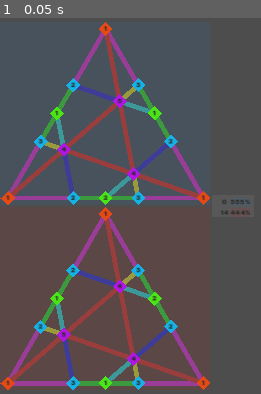
Above: before the commit, frame 1.
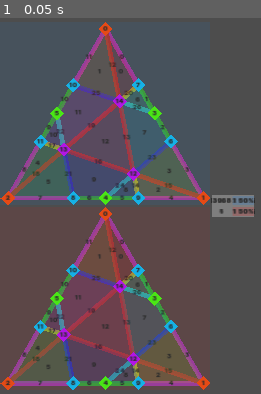
Above: after the commit, the same moment.

Repository: Pe3Hu/whakatuma
Game: Godot game, scene res://scene/0/world.tscn
Same seed, same stepped clock (60 frames per second), same inputs: the game is played once before the commit and once after it.
Inputs:
- Up to frame 1 (0.05 s): no input

The runs differ from the first frame. In frame 1, 2.9% of the frame differs, in the area x 1-98%, y 2-98%.

Commit message:
version 0.0021
1. Iteration scene added
2. whakatuma_platform json file added

Diff:
--- /dev/null
+++ b/asset/json/whakatuma_platform.json
@@ -0,0 +1,64 @@
+{
+"blank":[
+ {
+  "index": "0",
+  "platforms": "7,10,14"
+ },
+ {
+  "index": "1",
+  "platforms": "6,9,12"
+ },
+ {
+  "index": "2",
+  "platforms": "8,11,13"
+ },
+ {
+  "index": "3",
+  "platforms": "6,7,14"
+ },
+ {
+  "index": "4",
+  "platforms": "8,9,12"
+ },
+ {
+  "index": "5",
+  "platforms": "10,11,13"
+ },
+ {
+  "index": "6",
+  "platforms": "1,3,12"
+ },
+ {
+  "index": "7",
+  "platforms": "0,3,14"
+ },
+ {
+  "index": "8",
+  "platforms": "2,4,13"
+ },
+ {
+  "index": "9",
+  "platforms": "1,4,12"
+ },
+ {
+  "index": "10",
+  "platforms": "0,5,14"
+ },
+ {
+  "index": "11",
+  "platforms": "2,5,13"
+ },
+ {
+  "index": "12",
+  "platforms": "1,4,6,9,13,14"
+ },
+ {
+  "index": "13",
+  "platforms": "2,5,8,11,12,14"
+ },
+ {
+  "index": "14",
+  "platforms": "0,3,7,10,12,13"
+ }
+]
+}
--- a/scene/0/power_probability.tscn
+++ b/scene/0/power_probability.tscn
@@ -16,7 +16,7 @@
 
 [node name="Labels" type="HBoxContainer" parent="."]
 layout_mode = 2
-theme_override_constants/separation = 0
+theme_override_constants/separation = 4
 alignment = 1
 
 [node name="Power" type="Label" parent="Labels"]
--- a/scene/1/bridge.tscn
+++ b/scene/1/bridge.tscn
@@ -8,4 +8,3 @@
 indexLabel = NodePath("IndexLabel")
 
 [node name="IndexLabel" parent="." instance=ExtResource("2_qg047")]
-visible = false
--- a/scene/1/dancefloor.gd
+++ b/scene/1/dancefloor.gd
@@ -31,6 +31,10 @@
 	club.custom_minimum_size.y = offset_platform * 1.5
 	club.custom_minimum_size += Vector2.ONE * platform_extent * 2
 
+	Global.num.index.platform = 0
+	Global.num.index.bridge = 0
+	Global.num.index.sector = 0
+
 	init_platforms()
 	init_bridges()
 	init_sectors()
--- a/scene/1/sector.gd
+++ b/scene/1/sector.gd
@@ -40,5 +40,5 @@
 
 	IndexLabel.position /= platforms.size()
 	IndexLabel.position -= IndexLabel.max_size / 2
-	color = Color.from_hsv(float(index) / 13, 1.0, 1.0)
+	color = Color.from_hsv(float(index) / 13, 1.0, 1.0, 0.1)
 	set_polygon(vertexs)
--- a/scene/1/sector.tscn
+++ b/scene/1/sector.tscn
@@ -4,7 +4,6 @@
 [ext_resource type="PackedScene" uid="uid://cbm1si2has2pg" path="res://scene/0/framed_label.tscn" id="2_41rki"]
 
 [node name="Sector" type="Polygon2D" node_paths=PackedStringArray("IndexLabel")]
-visible = false
 script = ExtResource("1_vmm7c")
 IndexLabel = NodePath("IndexLabel")
 
--- a/scene/2/judge.gd
+++ b/scene/2/judge.gd
@@ -19,4 +19,5 @@
 func roll_root() -> void:
 	var opitons = [14]
 	var index = opitons.pick_random()
-	graph.add_ramification(index)
+	graph.add_ramification(index, null)
+	graph.next_iteration()
--- a/scene/3/graph.gd
+++ b/scene/3/graph.gd
@@ -4,27 +4,48 @@
 @export var judge: Judge
 @export var ramifications: Node2D
 @export var branchs: Node2D
+@export var iterations: Node2D
 
 @onready var ramification_scene = preload("res://scene/3/ramification.tscn")
 @onready var branch_scene = preload("res://scene/3/branch.tscn")
+@onready var iteration_scene = preload("res://scene/3/iteration.tscn")
 
-var layers = {}
-var grid = Vector2i()
+var cols = {}
+var grid = Vector2i(0, 0)
 
 const offset_ramification = 240
 const ramification_size = Vector2(90, 45)
 const branch_width = 10
 
 
-func add_ramification(platform_index_: int) -> void:
+func add_ramification(platform_index_: int, previous_ramification_: Ramification) -> void:
+	if !cols.has(grid.x):
+		add_iteration(grid.x)
+
 	var ramification = ramification_scene.instantiate()
 	ramification.graph = self
-	#ramification.position = Vector2()
 	ramification.grid = Vector2i(grid)
 	ramification.platform_index = platform_index_
+	ramification.previous_ramification = previous_ramification_
 	ramifications.add_child(ramification)
+	cols[grid.x].add_ramification(ramification)
+	grid.y += 1
 
-	if !layers.has(grid.x):
-		layers[grid.x] = []
+func add_iteration(col_: int) -> void:
+	var iteration = iteration_scene.instantiate()
+	iteration.graph = self
+	iteration.col = col_
+	iterations.add_child(iteration)
 
-	layers[grid.x].append(ramification)
+func next_iteration() -> void:
+	var last_col = cols.keys().back()
+	var iteration = cols[last_col]
+
+	for ramification in iteration.ramifications:
+		var indexs = ramification.get_next_platform_indexs()
+
+		for index in indexs:
+			add_ramification(index, ramification)
+
+	grid.x += 1
+	grid.y = 0
--- a/scene/3/graph.tscn
+++ b/scene/3/graph.tscn
@@ -2,10 +2,13 @@
 
 [ext_resource type="Script" path="res://scene/3/graph.gd" id="1_7td53"]
 
-[node name="Graph" type="Node2D" node_paths=PackedStringArray("ramifications", "branchs")]
+[node name="Graph" type="Node2D" node_paths=PackedStringArray("ramifications", "branchs", "iterations")]
 script = ExtResource("1_7td53")
 ramifications = NodePath("Ramifications")
 branchs = NodePath("Branchs")
+iterations = NodePath("Iterations")
+
+[node name="Iterations" type="Node2D" parent="."]
 
 [node name="Branchs" type="Node2D" parent="."]
 
--- /dev/null
+++ b/scene/3/iteration.gd
@@ -0,0 +1,20 @@
+class_name Iteration extends Node2D
+
+
+@export var graph: Graph
+@export var branchs: Array[Branch]
+@export var ramifications: Array[Ramification]
+@export var col: int:
+	set(col_):
+		col = col_
+		graph.cols[col] = self
+	get:
+		return col
+
+
+func add_ramification(ramification_: Ramification) -> void:
+	ramifications.append(ramification_)
+	align_ramifications()
+
+func align_ramifications() -> void:
+	pass
--- /dev/null
+++ b/scene/3/iteration.tscn
@@ -0,0 +1,6 @@
+[gd_scene load_steps=2 format=3 uid="uid://dyb2ouym88mrd"]
+
+[ext_resource type="Script" path="res://scene/3/iteration.gd" id="1_np0fj"]
+
+[node name="Iteration" type="Node2D"]
+script = ExtResource("1_np0fj")
--- a/scene/3/ramification.gd
+++ b/scene/3/ramification.gd
@@ -9,8 +9,18 @@
 		init_vertexs()
 		index = int(Global.num.index.ramification)
 		Global.num.index.ramification += 1
+		unvisited_platforms.append_array(Global.dict.platform.index.keys())
 	get:
 		return graph
+@export var previous_ramification: Ramification:
+	set(previous_ramification_):
+		previous_ramification = previous_ramification_
+
+		if previous_ramification != null:
+			for index in previous_ramification.visited_platforms:
+				set_platform_index_as_visited(index)
+	get:
+		return previous_ramification
 @export var platform_index: int:
 	set(platform_index_):
 		platform_index = platform_index_
@@ -22,6 +32,7 @@
 			powers += platform.power
 
 		framedRamification.ramification = self
+		set_platform_index_as_visited(platform_index)
 	get:
 		return platform_index
 
@@ -29,6 +40,8 @@
 var index: int
 var platforms: Array
 var powers: int = 0
+var visited_platforms = []
+var unvisited_platforms = []
 
 
 func init_vertexs() -> void:
@@ -41,3 +54,13 @@
 
 	set_polygon(vertexs)
 	framedRamification.position -= framedRamification.custom_minimum_size / 2
+
+func set_platform_index_as_visited(index_: int) -> void:
+	if unvisited_platforms.has(index_):
+		unvisited_platforms.erase(index_)
+
+	if !visited_platforms.has(index_):
+		visited_platforms.append(index_)
+
+func get_next_platform_indexs() -> Array:
+	return Global.dict.platform.index[platform_index].platforms.filter(func (a): return unvisited_platforms.has(a))
--- a/scene/3/ramification.tscn
+++ b/scene/3/ramification.tscn
@@ -1,12 +1,11 @@
-[gd_scene load_steps=3 format=3 uid="uid://c081m8jsm2gqq"]
+[gd_scene load_steps=3 format=3 uid="uid://bpkuwyb8p2anh"]
 
 [ext_resource type="Script" path="res://scene/3/ramification.gd" id="1_jffqy"]
-[ext_resource type="PackedScene" uid="uid://lu505p4aa3q5" path="res://scene/0/framed_ramification.tscn" id="2_70mk8"]
+[ext_resource type="PackedScene" uid="uid://lu505p4aa3q5" path="res://scene/0/framed_ramification.tscn" id="2_a30bj"]
 
 [node name="Ramification" type="Polygon2D" node_paths=PackedStringArray("framedRamification")]
-color = Color(1, 1, 1, 0.0627451)
+color = Color(0.494118, 0.494118, 0.494118, 0.435294)
 script = ExtResource("1_jffqy")
 framedRamification = NodePath("FramedRamification")
 
-[node name="FramedRamification" parent="." instance=ExtResource("2_70mk8")]
-custom_minimum_size = Vector2(90, 45)
+[node name="FramedRamification" parent="." instance=ExtResource("2_a30bj")]
--- a/script/Global.gd
+++ b/script/Global.gd
@@ -34,6 +34,8 @@
 func init_dict() -> void:
 	init_direction()
 	init_corner()
+
+	init_platform()
 
 func init_direction() -> void:
 	dict.direction = {}
@@ -105,26 +107,31 @@
 				var vertex = Vector2(1,0).rotated(angle)
 				dict.corner.vector[corners_][order_].append(vertex)
 
-func init_blank() -> void:
-	dict.blank = {}
-	dict.blank.rank = {}
-	var exceptions = ["rank"]
-
-	var path = "res://asset/json/maoiri_blank.json"
-	var array = load_data(path)
-
-	for blank in array:
-		blank.rank = int(blank.rank)
+func init_platform() -> void:
+	dict.platform = {}
+	dict.platform.index = {}
+	var exceptions = ["index"]
+
+	var path = "res://asset/json/whakatuma_platform.json"
+	var dictionary = load_data(path)
+	var array = dictionary["blank"]
+
+	for platform in array:
+		platform.index = int(platform.index)
 		var data = {}
 
-		for key in blank:
+		for key in platform:
 			if !exceptions.has(key):
-				data[key] = blank[key]
-
-		if !dict.blank.rank.has(blank.rank):
-			dict.blank.rank[blank.rank] = []
-
-		dict.blank.rank[blank.rank].append(data)
+				var indexs = platform[key].split(",")
+				data[key] = []
+
+				for index in indexs:
+					data[key].append(int(index))
+
+		if !dict.platform.index.has(platform.index):
+			dict.platform.index[platform.index] = {}
+
+		dict.platform.index[platform.index] = data
 
 func init_vec():
 	vec.size = {}
Not shown: 1 places in scene/1/platform.tscn that only renumber resources
